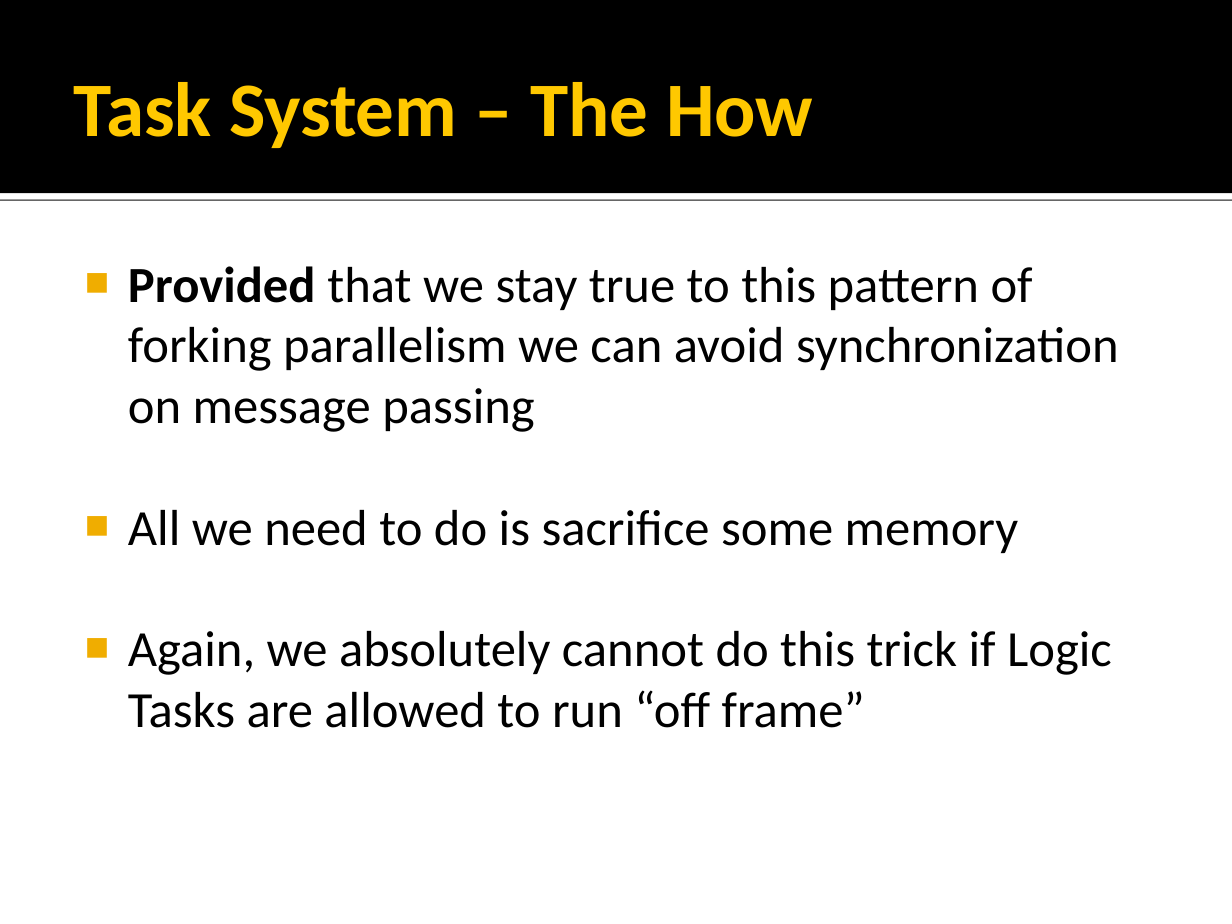
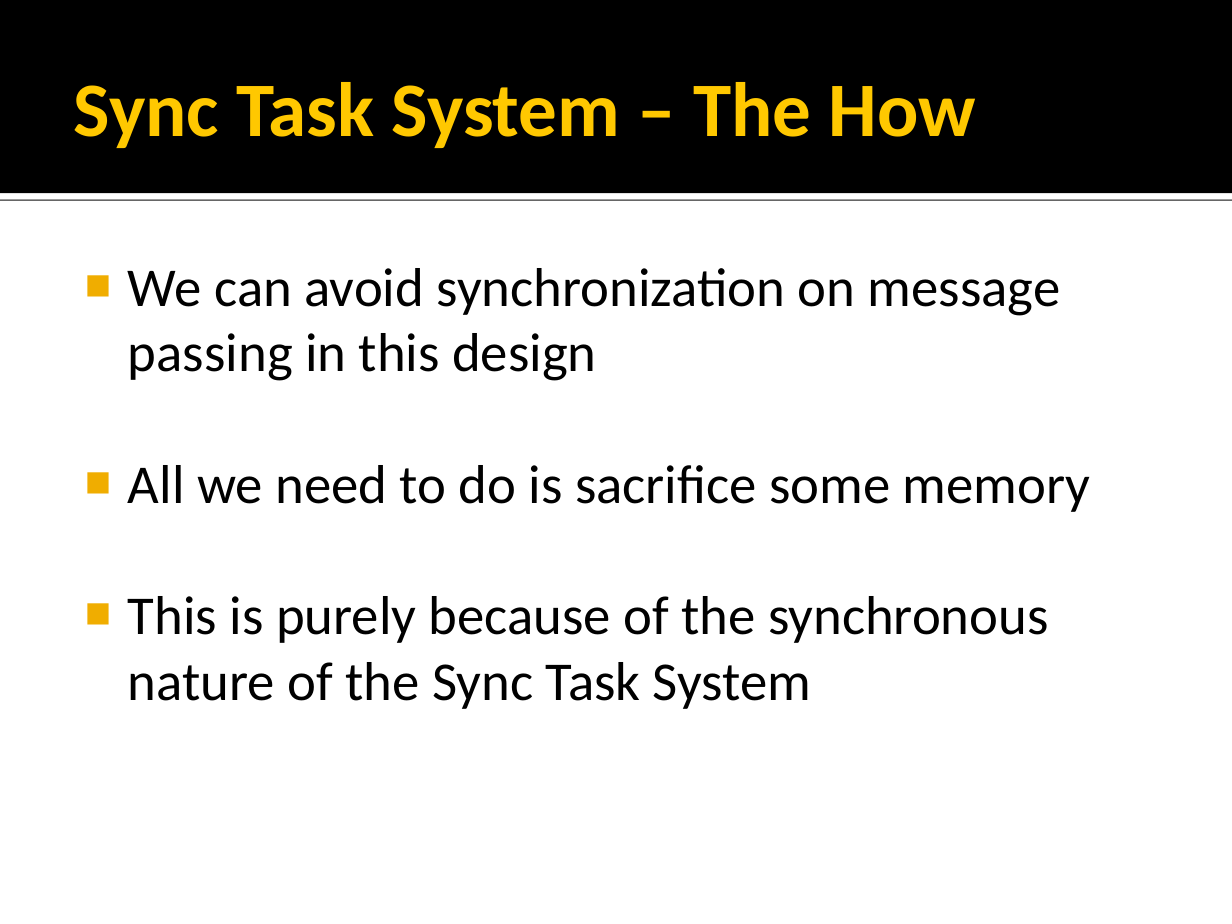
Before and after one commit to rmeisler/example_code, a slide deck: slide 31 of Concurrency Strategies.ppt (slide 27 before the commit). Drawn at 1232x924 pixels with LibreOffice and Linux fonts; fonts in the diff are those of the drawing; background and template pictures are left out. Boxes give left, top, right and bottom in pixels: in the first picture for what was removed or moved away, otherwise in the second. Text is boxed around its words. In the diff, an @@ line names an element or a change of style, - is before the commit and + after.

```diff
--- a/Concurrency Strategies.ppt
+++ b/Concurrency Strategies.ppt
@@ title at (74, 82, 976, 148): text changed @@
-Task System – The How
+Sync Task System – The How
@@ text at (128, 268, 1061, 381): text changed; size 29.6 to 32 pt @@
-■ Provided that we stay true to this pattern of forking parallelism we can avoid synchronization on message passing
+■ We can avoid synchronization on message passing in this design
@@ text at (128, 465, 1091, 512): size 29.6 to 32 pt in "All we need to do is sacrifice ..." @@
@@ text at (128, 596, 1049, 709): text changed; size 29.6 to 32 pt @@
-■ Again, we absolutely cannot do this trick if Logic Tasks are allowed to run “off frame”
+■ This is purely because of the synchronous nature of the Sync Task System
```
Also in this commit, not shown: 29 other slides changed, 18 slides added, 14 slides removed, 1 other file.
